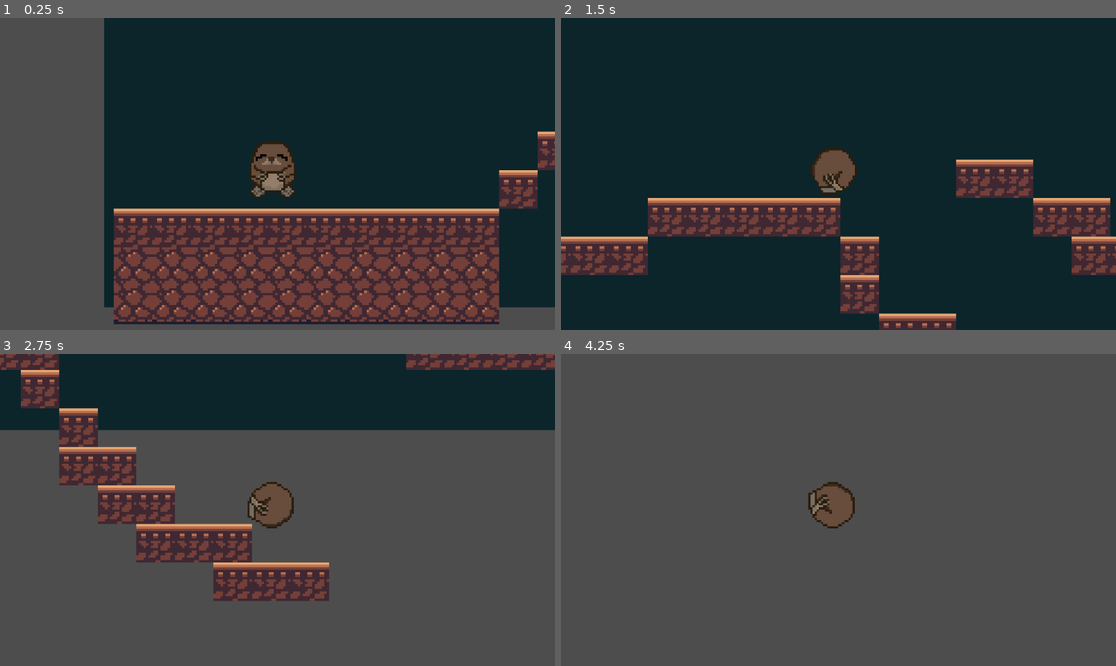
Above: before the commit, frames 1-4 (two rows, left to right).
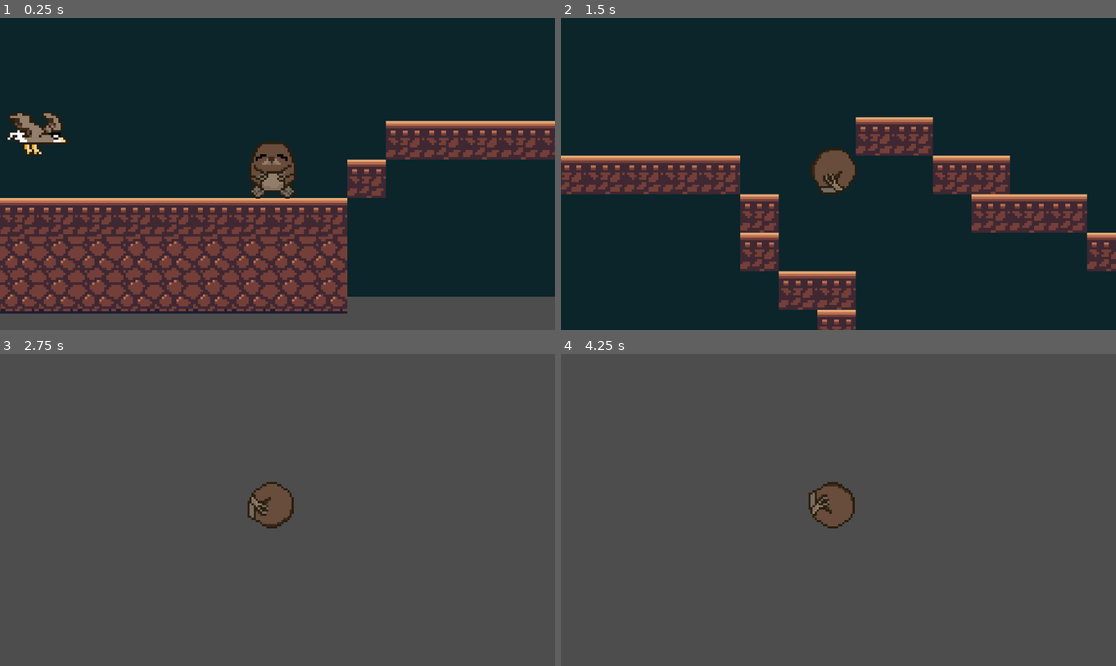
Above: after the commit, the same moments.

Repository: loumonti/bleble
Game: Godot game, scene res://node_2d.tscn
The game is run twice, just before and just after one commit, with the same random seed, the same clock (stepped at 60 frames per second) and the same inputs.
Inputs:
- Up to frame 1 (0.25 s): no input
- Up to frame 2 (1.5 s): tap Enter (ui_accept) at 0.5, 0.77 s; hold Right (ui_right) from 0.53 s (still down); tap Alt at 0.6 s; tap Shift at 1.35 s
- Up to frame 3 (2.75 s): tap Enter (ui_accept) at 1.52 s; release Right (ui_right) at 2.03 s; hold Left (ui_left) from 2.03 s (still down); tap Alt at 2.1 s
- Up to frame 4 (4.25 s): release Left (ui_left) at 2.78 s; hold Right (ui_right) from 2.78 s (still down); tap Shift at 2.85 s; tap Enter (ui_accept) at 3.02, 3.77 s; tap Alt at 3.6 s

The runs differ from the first frame. In frame 1, 45% of the frame differs, in the area x 0-100%, y 0-99%; in frame 2, 22%; in frame 3, 33%; in frame 4, less than 0.1%.

Commit message:
added eagle following the topo

Diff:
--- /dev/null
+++ b/bleble/eagle.gd
@@ -0,0 +1,13 @@
+extends CharacterBody2D
+
+@export var speed: float = 100
+@export var topo: Node2D
+
+func _physics_process(delta: float) -> void:
+	if topo == null:
+		return
+
+	var direction = (topo.global_position - global_position).normalized()
+	velocity = velocity.lerp(direction * speed, 0.1)
+
+	move_and_slide()
--- a/bleble/eagle.tscn
+++ b/bleble/eagle.tscn
@@ -1,6 +1,7 @@
-[gd_scene load_steps=6 format=3 uid="uid://ccwu86qj4dx3q"]
+[gd_scene load_steps=8 format=3 uid="uid://ccwu86qj4dx3q"]
 
 [ext_resource type="Texture2D" uid="uid://d1vbouaph8774" path="res://eagle.png" id="1_h800l"]
+[ext_resource type="Script" uid="uid://cgbqf55m2vd8k" path="res://eagle.gd" id="1_kgqhj"]
 
 [sub_resource type="AtlasTexture" id="AtlasTexture_kgqhj"]
 atlas = ExtResource("1_h800l")
@@ -25,9 +26,13 @@
 }]
 
 [sub_resource type="RectangleShape2D" id="RectangleShape2D_h0p1o"]
+size = Vector2(28, 23)
+
+[sub_resource type="RectangleShape2D" id="RectangleShape2D_kgqhj"]
 size = Vector2(26, 15)
 
 [node name="eagle" type="CharacterBody2D"]
+script = ExtResource("1_kgqhj")
 
 [node name="AnimatedSprite2D" type="AnimatedSprite2D" parent="."]
 texture_filter = 1
@@ -35,5 +40,11 @@
 animation = &"flying"
 
 [node name="CollisionShape2D" type="CollisionShape2D" parent="."]
-position = Vector2(-3, -1.5)
+position = Vector2(-3, 2.5)
 shape = SubResource("RectangleShape2D_h0p1o")
+
+[node name="hitbox" type="Area2D" parent="."]
+
+[node name="CollisionShape2D" type="CollisionShape2D" parent="hitbox"]
+position = Vector2(-3, -1)
+shape = SubResource("RectangleShape2D_kgqhj")
--- a/bleble/node_2d.tscn
+++ b/bleble/node_2d.tscn
@@ -1,8 +1,9 @@
-[gd_scene load_steps=6 format=4 uid="uid://cvjh3woqhl5fj"]
+[gd_scene load_steps=7 format=4 uid="uid://cvjh3woqhl5fj"]
 
 [ext_resource type="Texture2D" uid="uid://bkqb146xfaoki" path="res://Captura de Pantalla 2026-02-28 a la(s) 12.53.59 p. m..png" id="1_wtcfe"]
 [ext_resource type="Texture2D" uid="uid://dgoktn4cr05kj" path="res://spelunky_shop.png" id="2_0e48y"]
 [ext_resource type="PackedScene" uid="uid://cd4n1mtq3lap3" path="res://topo.tscn" id="3_epypp"]
+[ext_resource type="PackedScene" uid="uid://ccwu86qj4dx3q" path="res://eagle.tscn" id="4_0hol4"]
 
 [sub_resource type="TileSetAtlasSource" id="TileSetAtlasSource_epypp"]
 texture = ExtResource("2_0e48y")
@@ -54,4 +55,9 @@
 tile_set = SubResource("TileSet_0hol4")
 
 [node name="topo" parent="." instance=ExtResource("3_epypp")]
-position = Vector2(52, 581)
+position = Vector2(115, 591)
+
+[node name="eagle" parent="." node_paths=PackedStringArray("topo") instance=ExtResource("4_0hol4")]
+position = Vector2(5, 599)
+speed = null
+topo = NodePath("../topo")
Not shown, added: bleble/eagle.gd.uid
